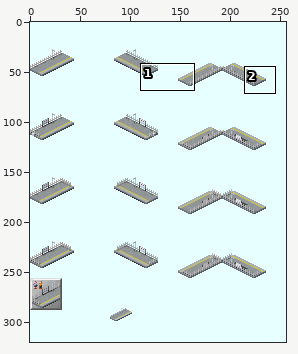
Sprite sheet, stored at source/platform-1s.png. Above, an overview of the earlier version with the close-up marked.
Close-up. First the earlier version:
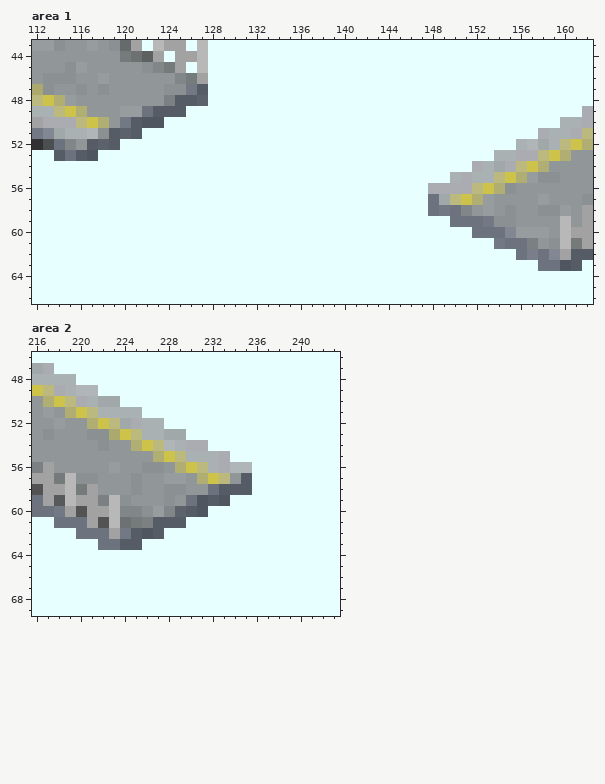
The file is 256x320 pixels. Colours within 5 levels of each other are drawn and written as one. Shown: area 1: x 112..162, y 43..66; area 2: x 216..243, y 46..69. The commit also changed other parts of the picture, which this record leaves out.
After the commit:
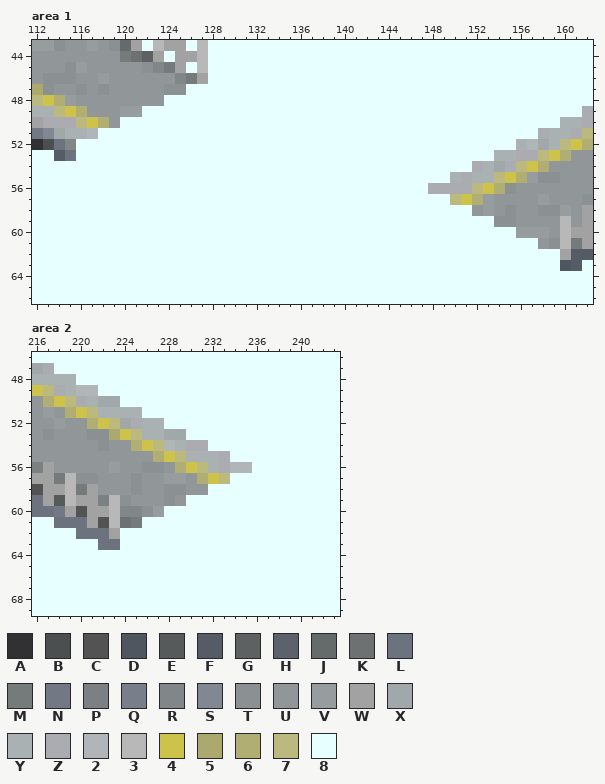
Palette (. is transparent): A #313133  B #4c4f50  C #535353  D #505660  E #565a5a  F #565c66  G #5d6162  H #5c626c  J #656a6b  K #6d7172  L #6d737e  M #757a7b  N #737984  P #7b8082  Q #797f8a  R #818688  S #828891  T #8b9193  U #919799  V #979d9f  W #a2a2a2  X #a1a8aa  Y #aab1b3  Z #ababb2  2 #b0b6b8  3 #b8b8b8  4 #cec34a  5 #aba96e  6 #b1ae73  7 #bbb97e  8 #e7ffff
The exact change:
--- area 1
@@ x 114..129 @@
 46 TTUUVUUUUUURMW88
-47 UUTUTUUUUUTTNF88
-48 6VUUUUUUUUPFFH88
-49 746UUUVVLFFF8888
-50 ZZ746UNFDD888888
-51 XYY2TFHF88888888
-52 LRUFHF8888888888
-53 FLFD888888888888
+47 UUTUTUUUUUTT8888
+48 6VUUUUUUUU888888
+49 746UUUVV88888888
+50 ZZ746U8888888888
+51 XYY2888888888888
+52 LR88888888888888
+53 FL88888888888888
 54 8888888888888888
@@ x 146..161 @@
 56 88ZZZZ746TUUUUUU
-57 88LX746VUUUUVUUU
-58 88LNLRUVUTUUTTVU
-59 8888LLLNTTUUUU3U
-60 888888LLLSVVVU3W
-61 88888888NLLPUT3M
-62 8888888888LQLSWF
-63 888888888888LLDF
+57 8888746VUUUUVUUU
+58 888888UVUTUUTTVU
+59 88888888TTUUUU3U
+60 8888888888VVVU3W
+61 888888888888UT3M
+62 88888888888888WF
+63 88888888888888DF
 64 8888888888888888
--- area 2
@@ x 222..237 @@
 56 UVUUTTU647YZ2288
-57 UUUTUUVVU647UF88
-58 UUUTUUTTUULFFF88
-59 P3TUUUTULDFD8888
-60 W3RRTVRHFD888888
-61 C3KMPFFF88888888
-62 LWNFDF8888888888
-63 LLFF888888888888
+57 UUUTUUVVU6478888
+58 UUUTUUTTUU888888
+59 P3TUUUTU88888888
+60 W3RRTV8888888888
+61 C3KM888888888888
+62 LW88888888888888
+63 LL88888888888888
 64 8888888888888888
